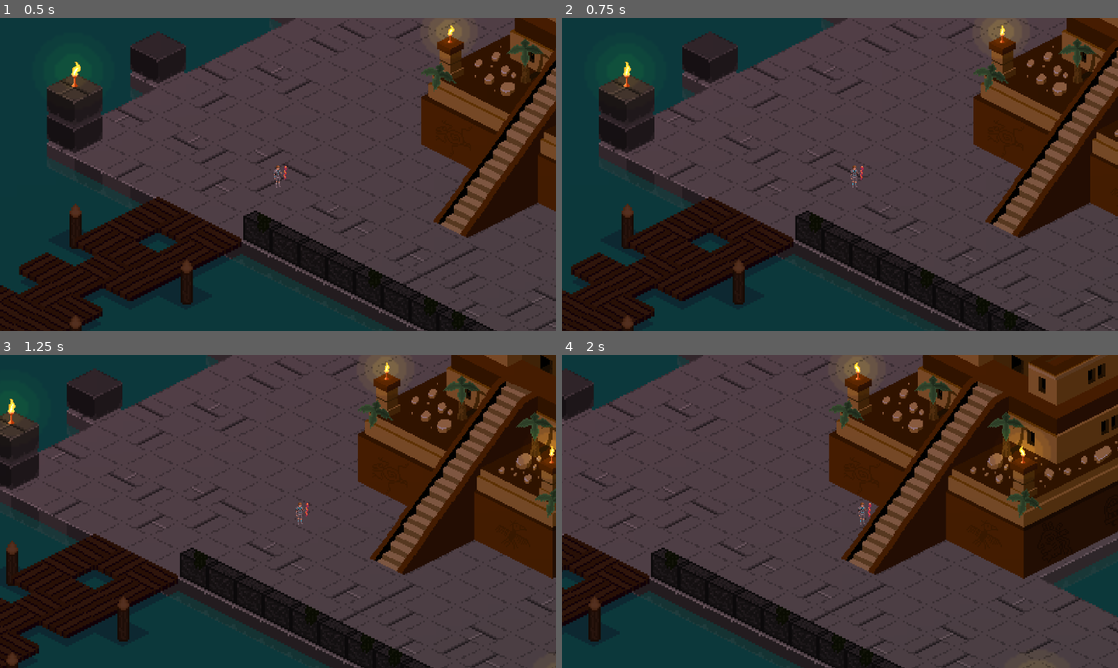
Above: before the commit, frames 1-4 (two rows, left to right).
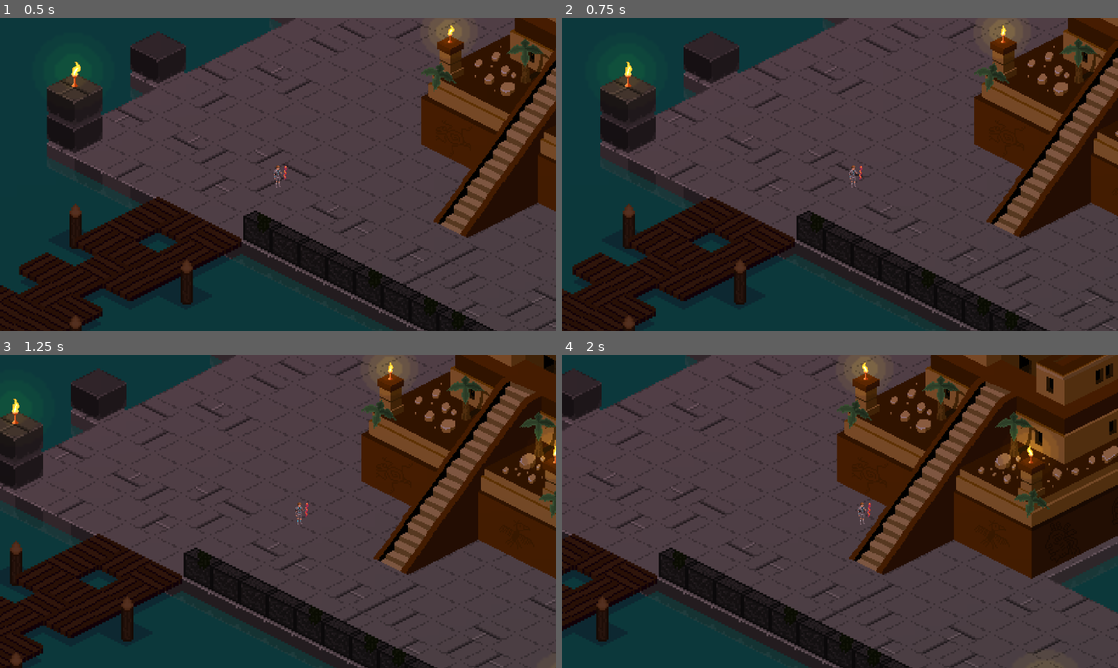
Above: after the commit, the same moments.

Repository: DarkMalygos/Game-Jam-Test
Game: Godot game, scene res://scenes/main.tscn
The game is run twice, just before and just after one commit, with the same random seed, the same clock (stepped at 60 frames per second) and the same inputs.
Inputs (mouse positions are in pixels of both pictures, inside the frame that each line leads up to):
- Up to frame 1 (0.5 s): no input
- Up to frame 2 (0.75 s): tap Enter (ui_accept) at 0.5 s; move the mouse to (962, 158) at 0.52 s; hold D (movement_right) from 0.53 s (still down); click (962, 158) at 0.6 s
- Up to frame 3 (1.25 s): keep holding D (movement_right); tap Enter (ui_accept) at 0.77 s; right-click (400, 495) at 0.8 s
- Up to frame 4 (2 s): keep holding D (movement_right); move the mouse to (728, 527) at 1.27 s; right-click (728, 527) at 1.35 s; tap Enter (ui_accept) at 1.52 s; click (728, 527) at 1.55 s

Frame 1 is identical in both runs. In frame 2, 3.1% of the frame differs, in the area x 0-100%, y 0-100%; in frame 3, 11%; in frame 4, 18%.
Error after the commit: Invalid access to property or key 'abilities' on a base object of type 'Node2D (weapon.gd)'. (res://scripts/entities/main_character_body/main_character_body.gd…

Commit message:
Weapon + ability system update

Diff:
--- a/diablo_clone/project.godot
+++ b/diablo_clone/project.godot
@@ -19,6 +19,10 @@
 
 window/size/viewport_width=1280
 window/size/viewport_height=720
+
+[global_group]
+
+ability_component=""
 
 [input]
 
--- /dev/null
+++ b/diablo_clone/scenes/abilities/ability.tscn
@@ -0,0 +1,9 @@
+[gd_scene load_steps=3 format=3 uid="uid://csujn8nl3qiak"]
+
+[ext_resource type="Script" path="res://scripts/abilities/ability.gd" id="1_ayv76"]
+[ext_resource type="PackedScene" uid="uid://dani41a6h0rhc" path="res://scenes/abilities/ability_components/ability_component.tscn" id="2_v1dr4"]
+
+[node name="Ability" type="Node2D"]
+script = ExtResource("1_ayv76")
+
+[node name="ability_component" parent="." instance=ExtResource("2_v1dr4")]
--- /dev/null
+++ b/diablo_clone/scenes/abilities/ability_components/ability_component.tscn
@@ -0,0 +1,6 @@
+[gd_scene load_steps=2 format=3 uid="uid://dani41a6h0rhc"]
+
+[ext_resource type="Script" path="res://scripts/abilities/ability_components/ability_component.gd" id="1_6sjhu"]
+
+[node name="AbilityComponent" type="Node2D" groups=["ability_component"]]
+script = ExtResource("1_6sjhu")
--- a/diablo_clone/scenes/weapons/weapon.tscn
+++ b/diablo_clone/scenes/weapons/weapon.tscn
@@ -1,9 +1,7 @@
-[gd_scene load_steps=6 format=3 uid="uid://ddu0bjt5tfdbf"]
+[gd_scene load_steps=4 format=3 uid="uid://ddu0bjt5tfdbf"]
 
 [ext_resource type="Script" path="res://scripts/weapons/weapon.gd" id="1_7uqpy"]
 [ext_resource type="Texture2D" uid="uid://b8gn6cmw2hml0" path="res://assets/sprites/weapons/staff.png" id="1_vkl58"]
-[ext_resource type="Script" path="res://scripts/abilities/ability.gd" id="2_sv0p6"]
-[ext_resource type="Resource" uid="uid://d3p66uwn1xiqa" path="res://resources/abilities/ability.tres" id="3_eatwa"]
 
 [sub_resource type="SpriteFrames" id="SpriteFrames_8r6kd"]
 animations = [{
@@ -20,7 +18,6 @@
 position = Vector2(56, -32)
 scale = Vector2(0.2, 0.2)
 script = ExtResource("1_7uqpy")
-abilities = Array[ExtResource("2_sv0p6")]([ExtResource("3_eatwa"), ExtResource("3_eatwa")])
 
 [node name="AnimatedSprite2D" type="AnimatedSprite2D" parent="."]
 rotation = -0.698132
--- a/diablo_clone/scripts/abilities/ability.gd
+++ b/diablo_clone/scripts/abilities/ability.gd
@@ -1,7 +1,32 @@
-extends Resource
+extends Node2D
 class_name Ability
 
-@export var name: String
+@export var ability_name: String
+@export var cooldown := 2.0
+
+#var ability_components: Array[AbilityComponent] = []
+
+var cooldown_timer := 0.0
+var active := true
+
+#func _ready() -> void:
+	#for node in get_children():
+		#if node == AbilityComponent:
+			#ability_components.append(node)
+			#
+	#print(ability_components)
 
 func activate():
-	print(name)
+	if !active:
+		return
+
+	active = false
+
+func _process(delta: float) -> void:
+	if active:
+		return
+
+	cooldown_timer += delta
+
+	if cooldown_timer >= cooldown:
+		active = true
--- a/diablo_clone/scripts/abilities/ability_components/ability_component.gd
+++ b/diablo_clone/scripts/abilities/ability_components/ability_component.gd
@@ -1,11 +1,2 @@
 extends Node
-
-
-# Called when the node enters the scene tree for the first time.
-func _ready() -> void:
-	pass # Replace with function body.
-
-
-# Called every frame. 'delta' is the elapsed time since the previous frame.
-func _process(delta: float) -> void:
-	pass
+class_name AbilityComponent
--- a/diablo_clone/scripts/weapons/weapon.gd
+++ b/diablo_clone/scripts/weapons/weapon.gd
@@ -1,3 +1,66 @@
 extends Node2D
 
-@export var abilities: Array[Ability] = []
+var allowed_groups = [
+	"ability_component"
+]
+
+func _ready() -> void:
+	var ability = preload("res://scenes/abilities/ability.tscn").instantiate()
+	add_ability(ability)
+
+func add_ability(ability: Ability):
+	var allowed = false
+	allowed = is_ability_in_allowed_group(ability)
+
+	if not allowed:
+		ability.queue_free()
+		print("Ability '%s' is not in an allowed group!" % ability.name)
+		return
+
+	print("Ability '%s' succesfully added" % ability.name)
+
+func is_ability_in_allowed_group(ability: Ability):
+	var allowed = false
+	for ability_component in ability.get_children():
+		allowed = is_ability_component_in_allowed_group(ability_component)
+	return allowed
+
+func is_ability_component_in_allowed_group(ability_component: AbilityComponent):
+	for group in allowed_groups:
+		if ability_component.is_in_group(group):
+			return true
+
+#func _notification(what: int) -> void:
+	#if what == NOTIFICATION_PARENTED:
+		#for child in get_children():
+			#var allowed = false
+			#allowed = is_ability_in_allowed_group(child)
+			#if not allowed:
+				#child.quee_free()
+				#print("Node '%s' is not in an allowed group!" % child.name)
+
+#func _on_child_entered_tree(node: Node) -> void:
+	#var node_class_name = node
+	#print(node_class_name)
+	#if node != Ability:
+		#return
+		#
+	#var allowed = false
+	#allowed = is_child_in_allowed_group(node)
+	#
+	#if not allowed:
+		#node.quee_free()
+		#print("Node '%s' is not in an allowed group!" % node.name)
+
+#func add_child(node: Node, legible_unique_name := false, internal: InternalMode = 0):
+	#var node_class_name = node
+	#print(node_class_name)
+	#if node != Ability:
+		#return
+		#
+	#var allowed = false
+	#allowed = is_child_in_allowed_group(node)
+	#
+	#if not allowed:
+		#node.quee_free()
+		#print("Node '%s' is not in an allowed group!" % node.name)
